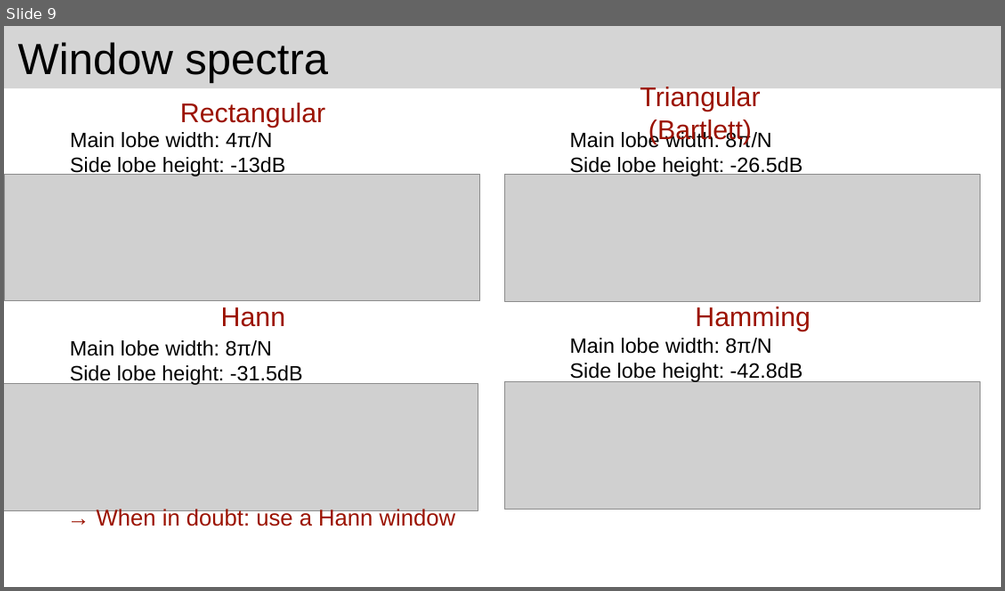
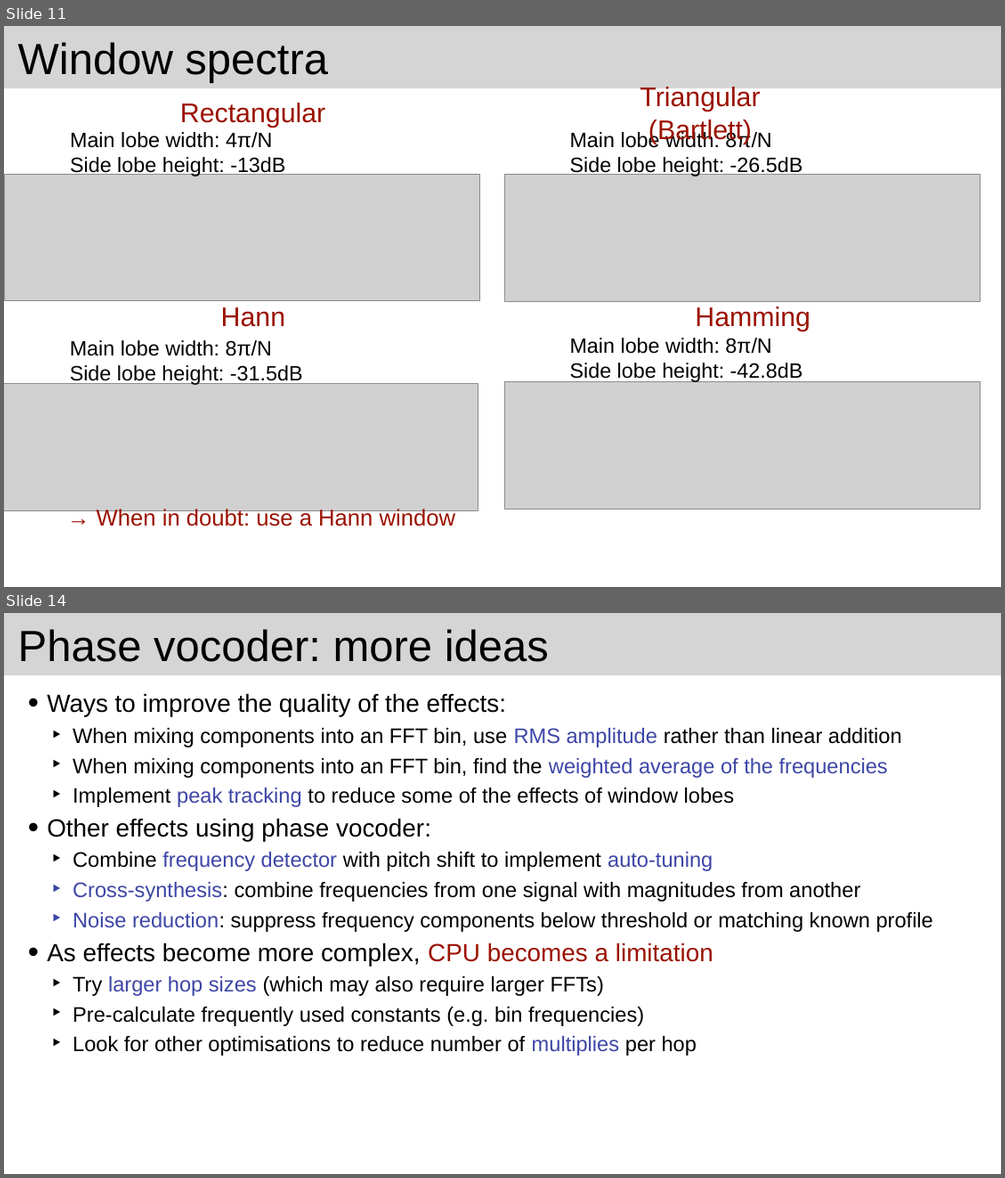
Before and after one commit to joshreiss/Audio-programming-with-VST-and-JUCE, a slide deck: 10 Phase vocoder/Extra.pptx. Shown one above the other, each under a label of ours: slide 9 before the commit, slides 11 and 14 after it; the slides between them are not shown. The pictures are 1005x591 and 1005x1178 pixels, drawn with LibreOffice and Linux fonts; fonts in the diff are those of the drawing; grey boxes stand for pictures. Boxes give left, top, right and bottom in pixels: in the first picture for what was removed or moved away, otherwise in the second. Text is boxed around its words. In the diff, an @@ line names an element or a change of style, - is before the commit and + after.

```diff
--- a/10 Phase vocoder/Extra.pptx
+++ b/10 Phase vocoder/Extra.pptx
@@ slide 14 added at (x1=4, y1=613, x2=1001, y2=1174), background #FFFFFF; not listed: 1 template element that a slide beside it also shows @@
@@ title added at (x1=18, y1=629, x2=549, y2=662), 84 pt, text #000000 @@
+Phase vocoder: more ideas
@@ text added at (x1=47, y1=693, x2=933, y2=1055), 40.5 pt, text #000000 @@
+• Ways to improve the quality of the effects:
+  ‣ When mixing components into an FFT bin, use RMS amplitude rather than linear addition
+  ‣ When mixing components into an FFT bin, find the weighted average of the frequencies
+  ‣ Implement peak tracking to reduce some of the effects of window lobes
+• Other effects using phase vocoder:
+  ‣ Combine frequency detector with pitch shift to implement auto-tuning
+  ‣ Cross-synthesis: combine frequencies from one signal with magnitudes from another
+  ‣ Noise reduction: suppress frequency components below threshold or matching known profile
+• As effects become more complex, CPU becomes a limitation
+  ‣ Try larger hop sizes (which may also require larger FFTs)
+  ‣ Pre-calculate frequently used constants (e.g. bin frequencies)
+  ‣ Look for other optimisations to reduce number of multiplies per hop
@@ what was slide 9 is now slide 11 @@
```
Also in this commit, not shown: 4 other slides added, 56 other files.
